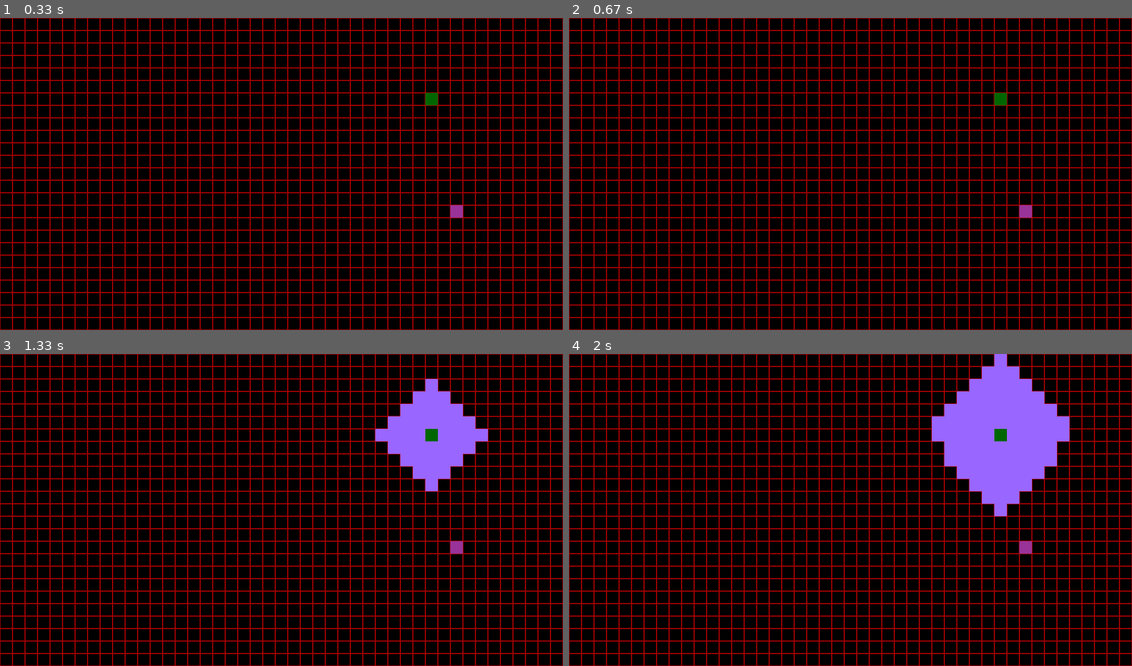
Above: before the commit, frames 1-4 (two rows, left to right).
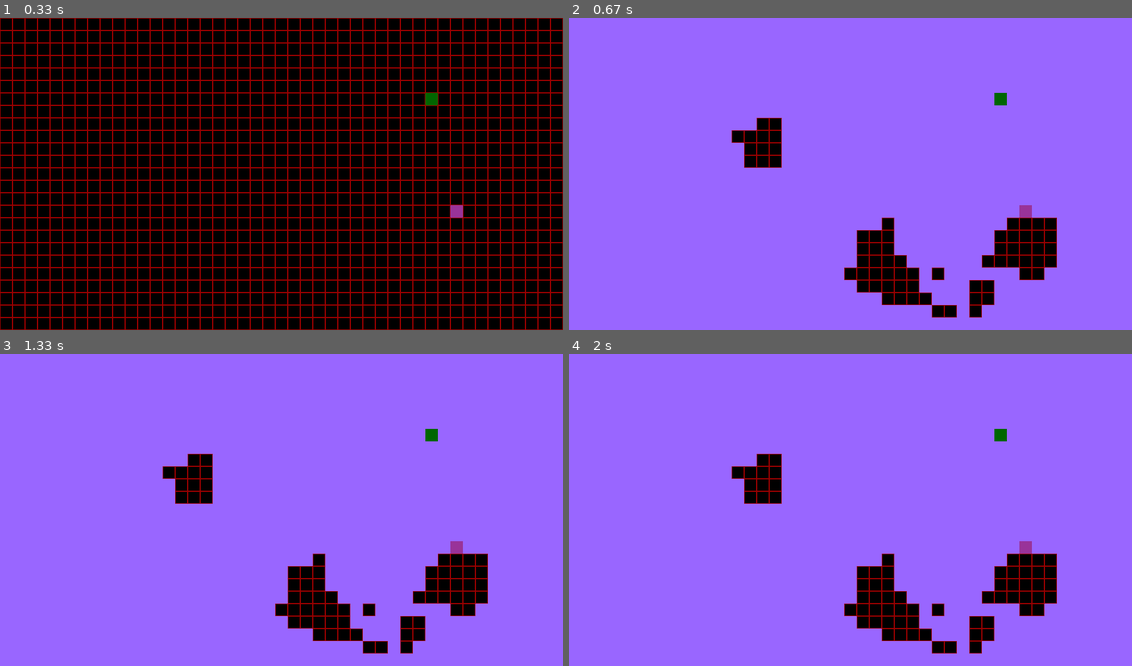
Above: after the commit, the same moments.

Repository: kattel49/pygame-dfs-bfs
Game: pygame game, started from main.py
Two runs of this game, one before a commit and one after it. Both use one fixed random seed, a clock stepped at 60 frames per second and the inputs below.
Inputs:
- Up to frame 1 (0.33 s): no input
- Up to frame 2 (0.67 s): tap D at 0.33 s
- Up to frame 3 (1.33 s): tap B at 0.67 s
- Up to frame 4 (2 s): no input

Frame 1 is identical in both runs. In frame 2, 94% of the frame differs, in the area x 0-100%, y 0-100%; in frame 3, 90%; in frame 4, 87%.

Commit message:
Created DFS visualization

Diff:
--- a/main.py
+++ b/main.py
@@ -1,5 +1,6 @@
 import pygame
 import random
+import time
 
 WIDTH, HEIGHT = 900, 500
 BLACK = (0, 0, 0)
@@ -71,7 +72,7 @@
         visited_nodes.add(node)
         # get the neighboring nodes
         neighbour_of_node = find_neighbours(node)
-        print(neighbour_of_node, node)
+        # check validity of the nodes and append it to the queue
         for n in neighbour_of_node:
             if n in visited_nodes or n == -1:
                 continue
@@ -80,15 +81,24 @@
         WIN.fill(NEIGH, GRAPH_NODES[node])
         pygame.display.update()
 
-def dfs_helper(node):
-    pass
-
-def dfs(origin, dest):
-    pass
-
+Q = False
+def dfs(origin, dest, visited):
+    global Q
+    if origin == dest:
+        print("Destination Found")
+        Q = True
+    neighbors = [x for x in find_neighbours(origin) if x != -1 and x not in visited]
+    while len(neighbors) > 0:
+        if Q:
+            break
+        # pick a random neighbor
+        n = neighbors.pop(random.randint(0, len(neighbors)-1))
+        if n != dest:
+            WIN.fill(NEIGH, GRAPH_NODES[n])
+            visited.add(n)
+        dfs(n, dest, visited)
 
 def draw_grid(origin, dest):
-    print(origin, dest)
     count = 0
     for y in range(0, HEIGHT, BLOCK_SIZE):
         for x in range(0, WIDTH, BLOCK_SIZE):
@@ -101,7 +111,6 @@
             else:
                 pygame.draw.rect(WIN, RED, rect, 1)
             count += 1
-    print(count)
 
 def rand_start_end():
     origin = random.randint(0, GRAPH_HEIGHT*GRAPH_WIDTH - 1)
@@ -112,11 +121,11 @@
 
 def main():
     run = True
-    #clock = pygame.time.Clock()
+    clock = pygame.time.Clock()
     origin, dest = rand_start_end()
     draw_grid(origin, dest)
     while run:
-        #clock.tick(FPS)
+        clock.tick(FPS)
         for event in pygame.event.get():
             if event.type == pygame.QUIT:
                 run = False
@@ -125,14 +134,16 @@
         if keys_pressed[pygame.K_r]:
             WIN.fill(BLACK)
             origin, dest  = rand_start_end()
-            print(find_neighbours(0))
             draw_grid(origin, dest)
-        #test neighbors
-        if keys_pressed[pygame.K_t]:
-            WIN.fill((255,255,255), GRAPH_NODES[0])
-            bfs_test(0, dest)
         if keys_pressed[pygame.K_b]:
             bfs(origin, dest)
+        if keys_pressed[pygame.K_d]:
+            global Q
+            Q = False
+            print("Depth First Search in progress")
+            dfs(origin, dest, set([origin]))
+        if keys_pressed[pygame.K_q]:
+            break
 
 
         #make changes to the window and then update
